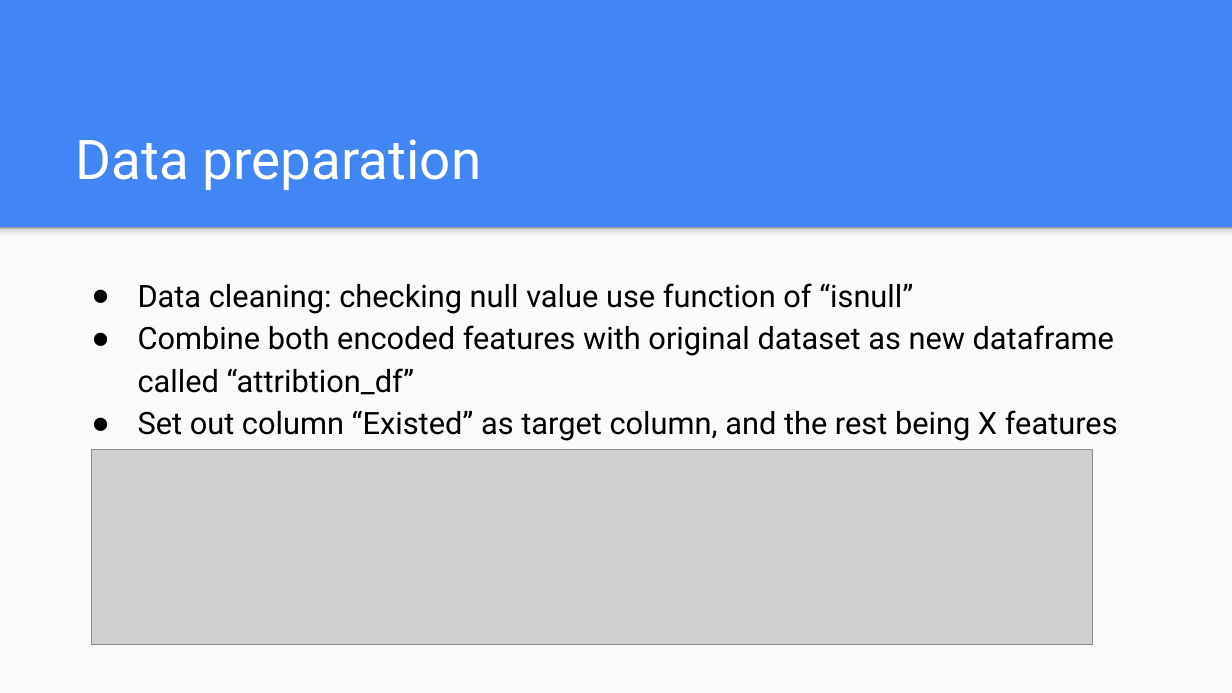
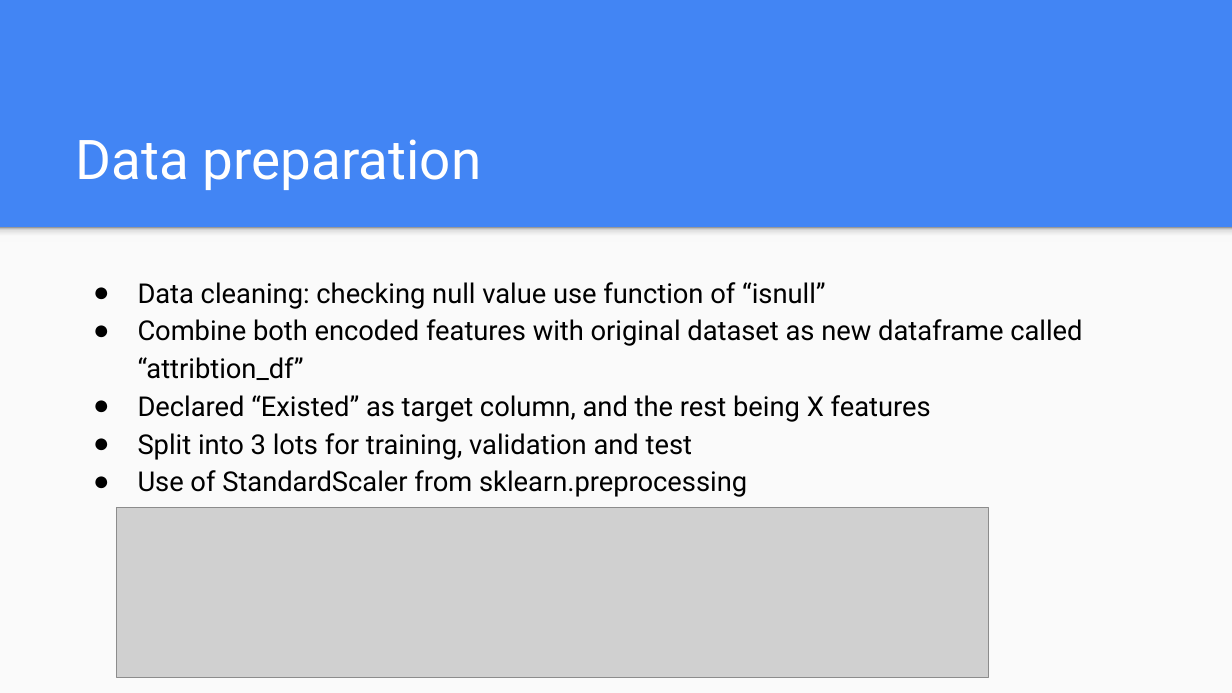
Before and after one commit to apakuki/FinTechBC-Project2, a slide deck: slide 5 of Customer Churn Prediction.pptx. Drawn at 1232x693 pixels with LibreOffice and Linux fonts; fonts in the diff are those of the drawing; grey boxes stand for pictures. Boxes give left, top, right and bottom in pixels: in the first picture for what was removed or moved away, otherwise in the second. Text is boxed around its words. In the diff, an @@ line names an element or a change of style, - is before the commit and + after.

```diff
--- a/Customer Churn Prediction.pptx
+++ b/Customer Churn Prediction.pptx
@@ text at (x1=138, y1=282, x2=1082, y2=380): size 18 to 16 pt in "Data cleaning: checking null value use function ...", "Combine both encoded features with original dataset ..."; indent changed @@
@@ text at (x1=138, y1=395, x2=931, y2=497): text changed; size 18 to 16 pt @@
-● Set out column “Existed” as target column, and the rest being X features
+● Declared “Existed” as target column, and the rest being X features
+● Split into 3 lots for training, validation and test
+● Use of StandardScaler from sklearn.preprocessing
@@ picture resized from (x1=91, y1=450, x2=1092, y2=644) to (x1=117, y1=508, x2=989, y2=678) @@
```
Also in this commit, not shown: 8 other slides changed, 3 slides added, 4 slides removed, 1 other file.
